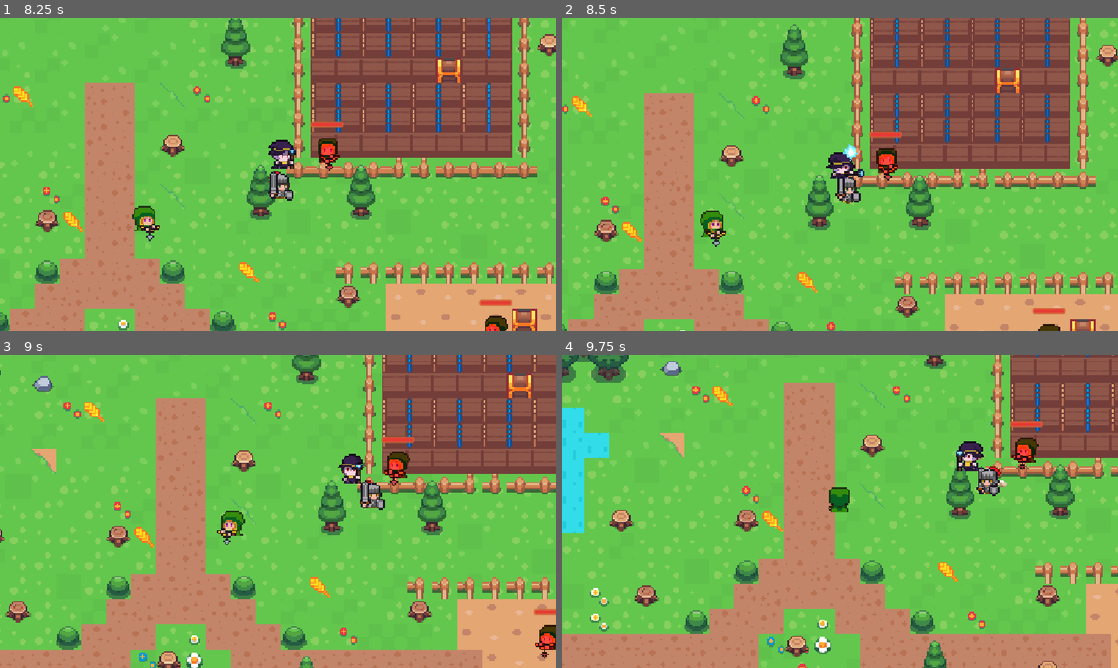
Above: before the commit, frames 1-4 (two rows, left to right).
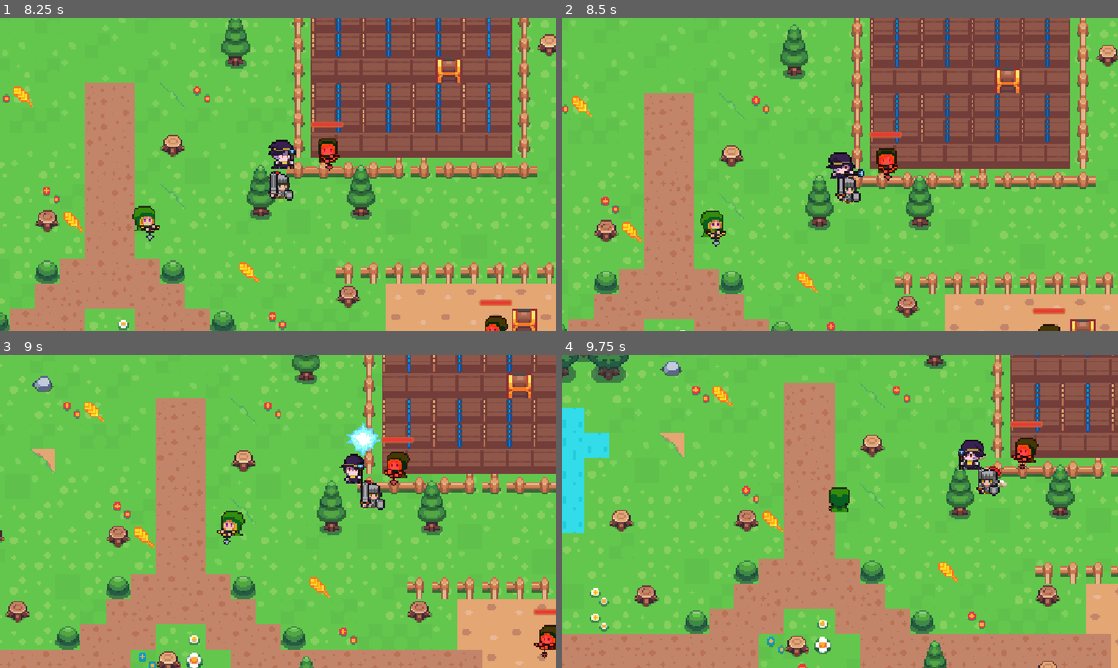
Above: after the commit, the same moments.

Repository: bintanghawley/flank
Game: Godot game, scene res://scene/game.tscn
Two runs of this game, one before a commit and one after it. Both use one fixed random seed, a clock stepped at 60 frames per second and the inputs below.
Inputs (mouse positions are in pixels of both pictures, inside the frame that each line leads up to):
- Up to frame 1 (8.25 s): tap Enter at 0.5 s; move the mouse to (400, 158) at 0.52 s; hold Right (ui_right) 0.53-1.28 s; tap Tab at 0.6, 6.6 s; click (400, 158) at 0.67 s; move the mouse to (166, 190) at 1.27 s; hold Down (ui_down) 1.28-2.03 s; tap 1 at 1.35, 7.35 s; click (166, 190) at 1.42 s; move the mouse to (333, 105) at 2.02 s; hold Right (ui_right) 2.03-2.78 s; tap 2 at 2.1, 8.1 s; click (333, 105) at 2.17 s; move the mouse to (250, 237) at 2.77 s; hold Up (ui_up) 2.78-3.53 s; tap 3 at 2.85 s; click (250, 237) at 2.92 s; move the mouse to (444, 221) at 3.52 s; hold Left (ui_left) 3.53-5.03 s; tap C at 3.6 s; click (444, 221) at 3.67 s; move the mouse to (111, 127) at 4.27 s; tap V at 4.35 s; click (111, 127) at 4.42 s; move the mouse to (305, 174) at 5.02 s; hold Down (ui_down) 5.03-5.78 s; hold Shift 5.03-5.78 s; click (305, 174) at 5.17 s; move the mouse to (194, 96) at 5.77 s; hold Right (ui_right) 5.78-6.53 s; tap E at 5.85 s; click (194, 96) at 5.92 s; move the mouse to (400, 158) at 6.52 s; hold Up (ui_up) 6.53-7.28 s; click (400, 158) at 6.67 s; move the mouse to (166, 190) at 7.27 s; hold Right (ui_right) 7.28-8.03 s; click (166, 190) at 7.42 s; move the mouse to (333, 105) at 8.02 s; hold Down (ui_down) from 8.03 s (still down); click (333, 105) at 8.17 s
- Up to frame 2 (8.5 s): keep holding Down (ui_down)
- Up to frame 3 (9 s): move the mouse to (250, 574) at 8.77 s; release Down (ui_down) at 8.78 s; hold Left (ui_left) from 8.78 s (still down); tap 3 at 8.85 s; click (250, 574) at 8.92 s
- Up to frame 4 (9.75 s): move the mouse to (1006, 558) at 9.52 s; release Left (ui_left) at 9.53 s; hold Up (ui_up) from 9.53 s (still down); tap C at 9.6 s; click (1006, 558) at 9.67 s

Frame 1 is identical in both runs. In frame 2, less than 0.1% of the frame differs, in the area x 50-54%, y 40-46%; in frame 3, 1.8%, in the area x 0-99%, y 0-100%; in frame 4, 0.3%.

Commit message:
fix: selaraskan posisi spawn proyektil bola sihir mage di tengah dan ujung tongkat

Diff:
--- a/scene/player/player_mage.gd
+++ b/scene/player/player_mage.gd
@@ -12,6 +12,7 @@
 # PARTY SHIELD GUARD (DARI KNIGHT)
 # =========================
 const SHIELD_CENTER_OFFSET: Vector2 = Vector2(0.0, 3.5)
+const BASIC_ATTACK_STAFF_OFFSET: Vector2 = Vector2(0.0, 47.0) # Titik poros tengah senjata tongkat sihir Mage di ruang global
 var is_shield_active: bool = false
 var shield_timer: float = 0.0
 var shield_tween: Tween = null
@@ -224,10 +225,10 @@
 	if is_aiming_skill:
 		process_skill_aiming()
 
-	# Watchdog anti-stuck is_attacking (maksimal 0.6 detik)
+	# Watchdog anti-stuck is_attacking (maksimal 0.8 detik agar animasi attack 0.67s selesai alami)
 	if is_attacking:
 		attack_stuck_timer += delta
-		if attack_stuck_timer >= 0.6:
+		if attack_stuck_timer >= 0.8:
 			is_attacking = false
 			attack_stuck_timer = 0.0
 			if not is_moving and not is_aiming_skill and not is_skill_releasing:
@@ -745,9 +746,9 @@
 	is_moving = false
 	velocity = Vector2.ZERO
 
-	# Titik visual tengah karakter
-	var center_pos := global_position + Vector2(0.0, 5.0)
-	var dir := center_pos.direction_to(target_pos)
+	# Titik visual tengah senjata tongkat sihir Mage
+	var staff_pos := global_position + BASIC_ATTACK_STAFF_OFFSET
+	var dir := staff_pos.direction_to(target_pos)
 	if dir == Vector2.ZERO:
 		dir = last_direction
 
@@ -774,14 +775,38 @@
 	return controlled_projectile_speed * follower_projectile_ratio
 
 
+func get_magic_bolt_spawn_position() -> Vector2:
+	var staff_pos := global_position + BASIC_ATTACK_STAFF_OFFSET
+	var offset: Vector2 = Vector2.ZERO
+	if last_direction == Vector2.UP or animated_sprite.animation == "atk_n":
+		offset = Vector2(-28.0, -110.0)
+	elif last_direction == Vector2.DOWN or animated_sprite.animation == "atk_s":
+		offset = Vector2(22.0, 58.0)
+	elif last_direction == Vector2.LEFT or animated_sprite.animation == "atk_w":
+		offset = Vector2(-92.0, 0.0)
+	elif last_direction == Vector2.RIGHT or animated_sprite.animation == "atk_e":
+		offset = Vector2(92.0, 0.0)
+	elif last_direction == Vector2(-1, -1):
+		offset = Vector2(-78.0, -54.0)
+	elif last_direction == Vector2(1, -1):
+		offset = Vector2(78.0, -54.0)
+	elif last_direction == Vector2(-1, 1):
+		offset = Vector2(-78.0, 30.0)
+	elif last_direction == Vector2(1, 1):
+		offset = Vector2(78.0, 30.0)
+	else:
+		offset = attack_direction * 92.0
+	return staff_pos + offset
+
+
 func reset_attack_state():
-	# Frame ayunan tongkat sihir (~0.25 detik)
-	await get_tree().create_timer(0.24).timeout
+	# Saat senjata tongkat sihir mengarah ke depan dan efek sihir meletup (~0.34 detik, Frame 4)
+	await get_tree().create_timer(0.34).timeout
 
 	if is_dead:
 		return
 
-	var spawn_pos := global_position + Vector2(0.0, 5.0) + attack_direction * 22.0
+	var spawn_pos := get_magic_bolt_spawn_position()
 	var bolt = MAGIC_BOLT_SCENE.instantiate()
 	bolt.global_position = spawn_pos
 	bolt.direction = attack_direction
@@ -790,8 +815,9 @@
 	bolt.speed = get_dynamic_projectile_speed()
 	get_tree().current_scene.add_child(bolt)
 
-	# Tunggu sampai animasi attack selesai
-	await animated_sprite.animation_finished
+	# Tunggu sampai animasi attack selesai seutuhnya (frame 7 recovery)
+	if animated_sprite.is_playing() and animated_sprite.animation.begins_with("atk_"):
+		await animated_sprite.animation_finished
 	if is_dead:
 		return
 
Not shown, changed: PROJECT_CONTEXT.md
